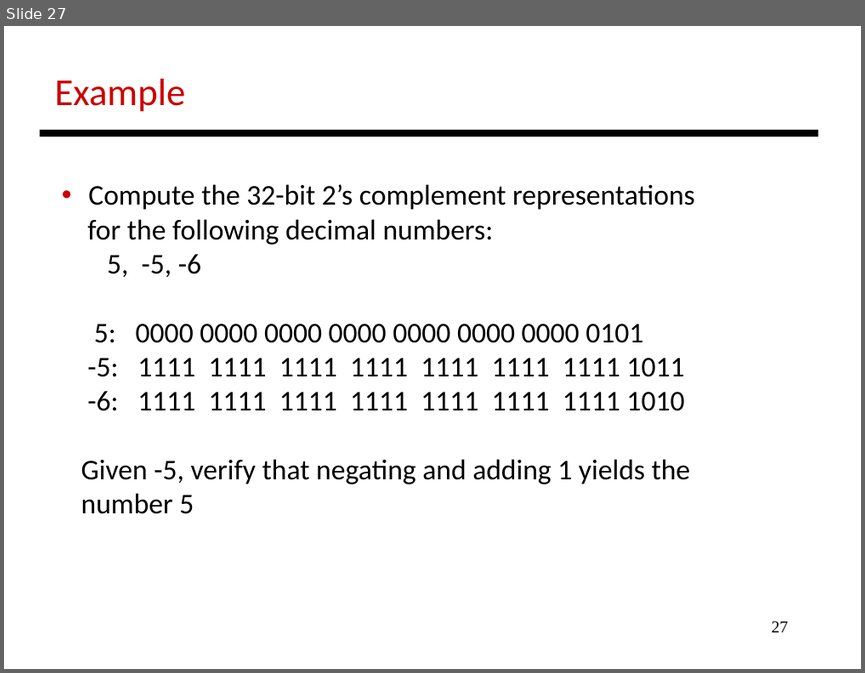
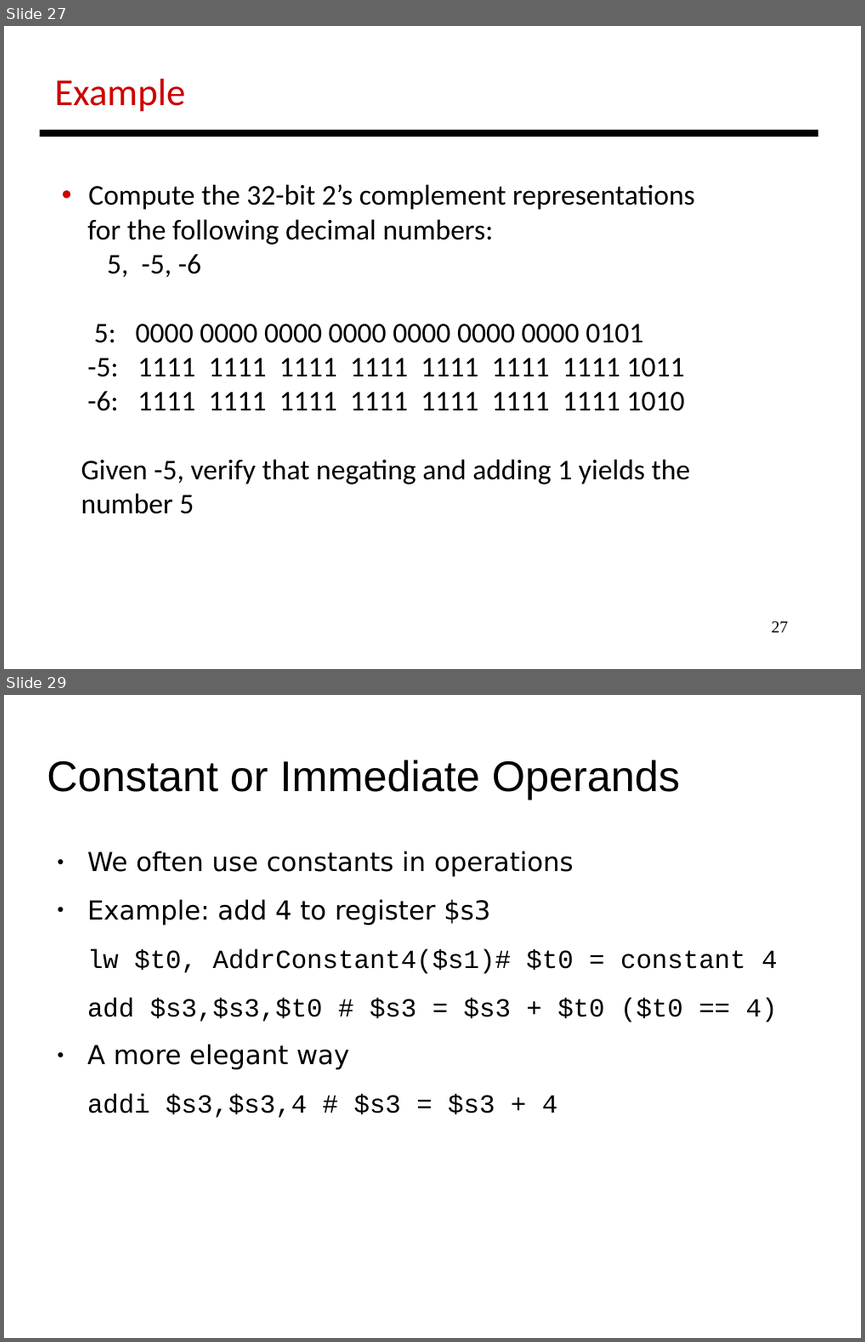
Before and after one commit to antonburtsev/cs3810, a slide deck: lectures/lecture04-mips/lecture-04-mips.odp. Shown one above the other, each under a label of ours: slide 27 before the commit, slides 27 and 29 after it; the slides between them are not shown. The pictures are 865x673 and 865x1342 pixels, drawn with LibreOffice and Linux fonts; fonts in the diff are those of the drawing. Boxes give left, top, right and bottom in pixels: in the first picture for what was removed or moved away, otherwise in the second. Text is boxed around its words. In the diff, an @@ line names an element or a change of style, - is before the commit and + after.

```diff
--- a/lectures/lecture04-mips/lecture-04-mips.odp
+++ b/lectures/lecture04-mips/lecture-04-mips.odp
@@ slide 29 added at box(4, 695, 861, 1338), background #FFFFFF @@
@@ title added at box(46, 760, 680, 800), 36 pt, text #000000 @@
+Constant or Immediate Operands
@@ text added at box(87, 851, 778, 1117), 22 pt, text #000000 @@
+● We often use constants in operations
+● Example: add 4 to register $s3
+lw $t0, AddrConstant4($s1)# $t0 = constant 4
+add $s3,$s3,$t0 # $s3 = $s3 + $t0 ($t0 == 4)
+● A more elegant way
+addi $s3,$s3,4 # $s3 = $s3 + 4
```
Also in this commit, not shown: 1 slide changed, 23 other slides added, 5 slides removed, 3 other files.
